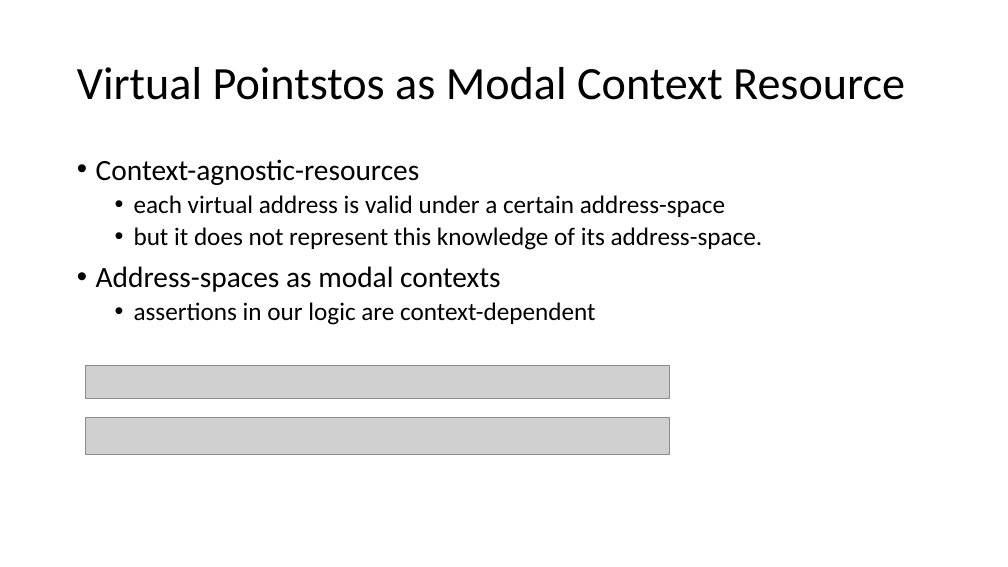
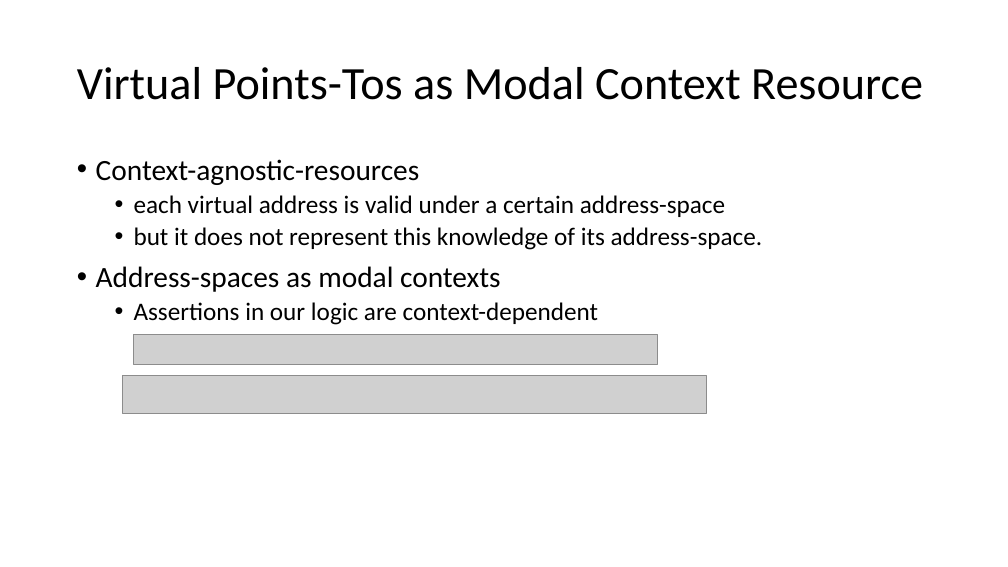
Before and after one commit to Contingent-Systems/modal_abstractions_presentations, a slide deck: slide 18 of upenn_may_24/proposal.pptx. Drawn at 1008x567 pixels with LibreOffice and Linux fonts; fonts in the diff are those of the drawing; grey boxes stand for pictures. Boxes give left, top, right and bottom in pixels: in the first picture for what was removed or moved away, otherwise in the second. Text is boxed around its words. In the diff, an @@ line names an element or a change of style, - is before the commit and + after.

```diff
--- a/upenn_may_24/proposal.pptx
+++ b/upenn_may_24/proposal.pptx
@@ title at (77,67,923,100): text changed @@
-Virtual Pointstos as Modal Context Resource
+Virtual Points-Tos as Modal Context Resource
@@ text at (134,302,598,325): text changed @@
-  • assertions in our logic are context-dependent
+  • Assertions in our logic are context-dependent
@@ picture: place and size @@
-picture at (85,365,669,399)
+picture at (133,334,657,364)
@@ picture: place and size @@
-picture at (85,417,669,454)
+picture at (123,376,706,413)
```
Also in this commit, not shown: 12 other slides changed.
